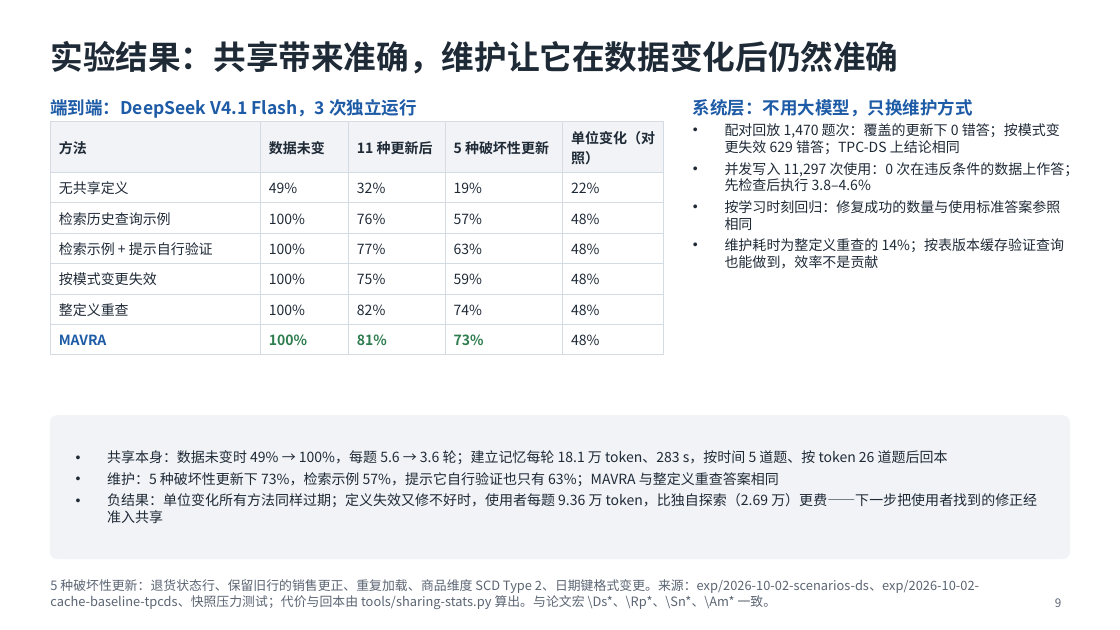
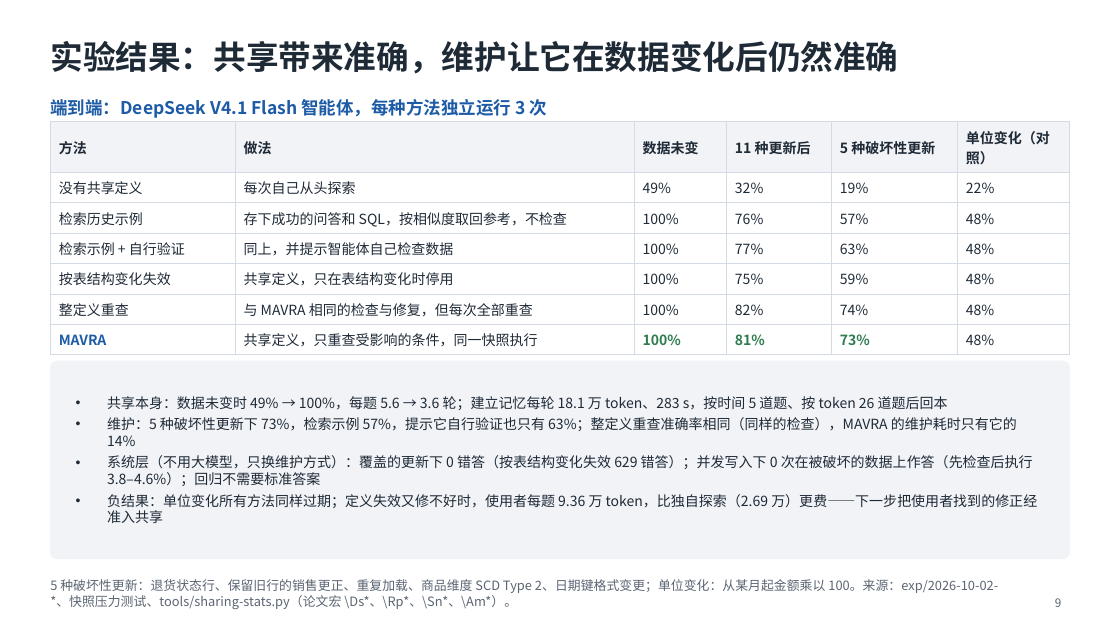
Before and after one commit to mmmttt000045/agent4db-adapter, a slide deck: slide 9 of docs/mavra-system.pptx. Drawn at 1120x630 pixels with LibreOffice and Linux fonts; fonts in the diff are those of the drawing. Boxes give left, top, right and bottom in pixels: in the first picture for what was removed or moved away, otherwise in the second. Text is boxed around its words. In the diff, an @@ line names an element or a change of style, - is before the commit and + after.

```diff
--- a/docs/mavra-system.pptx
+++ b/docs/mavra-system.pptx
@@ text at (50, 99, 547, 118): text changed @@
-端到端：DeepSeek V4.1 Flash，3 次独立运行
+端到端：DeepSeek V4.1 Flash 智能体，每种方法独立运行 3 次
@@ text removed at (693, 99, 973, 117) @@
-系统层：不用大模型，只换维护方式
@@ table at (50, 122, 1070, 350) @@
-column 1: 方法 | 无共享定义 | 检索历史查询示例 | 检索示例 + 提示自行验证 | 按模式变更失效 | 整定义重查 | MAVRA
+column 1: 方法 | 没有共享定义 | 检索历史示例 | 检索示例 + 自行验证 | 按表结构变化失效 | 整定义重查 | MAVRA
+column 2: 做法 | 每次自己从头探索 | 存下成功的问答和 SQL，按相似度取回参考，不检查 | 同上，并提示智能体自己检查数据 | 共享定义，只在表结构变化时停用 | 与 MAVRA 相同的检查与修复，但每次全部重查 | 共享定义，只重查受影响的条件，同一快照执行
@@ table: place and size @@
-table at (50, 122, 664, 350)
+table at (50, 122, 1070, 350)
@@ text removed at (725, 123, 1078, 269) @@
-• 配对回放 1,470 题次：覆盖的更新下 0 错答；按模式变更失效 629 错答；TPC-DS 上结论相同
-• 并发写入 11,297 次使用：0 次在违反条件的数据上作答；先检查后执行 3.8–4.6%
-• 按学习时刻回归：修复成功的数量与使用标准答案参照相同
-• 维护耗时为整定义重查的 14%；按表版本缓存验证查询也能做到，效率不是贡献
@@ rounded rectangle: place and size @@
-rounded rectangle at (50, 416, 1070, 559)
+rounded rectangle at (50, 361, 1070, 559)
@@ rounded rectangle at (50, 361, 1070, 559): proportions changed @@
@@ text "共享本身：数据未变时 49% → 100%，每题 5.6 ...": place and size @@
-text "共享本身：数据未变时 49% → 100%，每题 5.6 ..." at (107, 450, 1037, 523)
+text "共享本身：数据未变时 49% → 100%，每题 5.6 ..." at (107, 396, 1037, 523)
@@ text at (107, 417, 1033, 486): text changed @@
-• 维护：5 种破坏性更新下 73%，检索示例 57%，提示它自行验证也只有 63%；MAVRA 与整定义重查答案相同
+• 维护：5 种破坏性更新下 73%，检索示例 57%，提示它自行验证也只有 63%；整定义重查准确率相同（同样的检查），MAVRA 的维护耗时只有它的 14%
+• 系统层（不用大模型，只换维护方式）：覆盖的更新下 0 错答（按表结构变化失效 629 错答）；并发写入下 0 次在被破坏的数据上作答（先检查后执行 3.8–4.6%）；回归不需要标准答案
@@ text at (50, 579, 998, 609): text changed @@
-5 种破坏性更新：退货状态行、保留旧行的销售更正、重复加载、商品维度 SCD Type 2、日期键格式变更。来源：exp/2026-10-02-scenarios-ds、exp/2026-10-02-cache-baseline-tpcds、快照压力测试；代价与回本由 tools/sharing-stats.py 算出。与论文宏 \Ds*、\Rp*、\Sn*、\Am* 一致。
+5 种破坏性更新：退货状态行、保留旧行的销售更正、重复加载、商品维度 SCD Type 2、日期键格式变更；单位变化：从某月起金额乘以 100。来源：exp/2026-10-02-*、快照压力测试、tools/sharing-stats.py（论文宏 \Ds*、\Rp*、\Sn*、\Am*）。
```
Also in this commit, not shown: 9 other slides changed, 2 other files.
